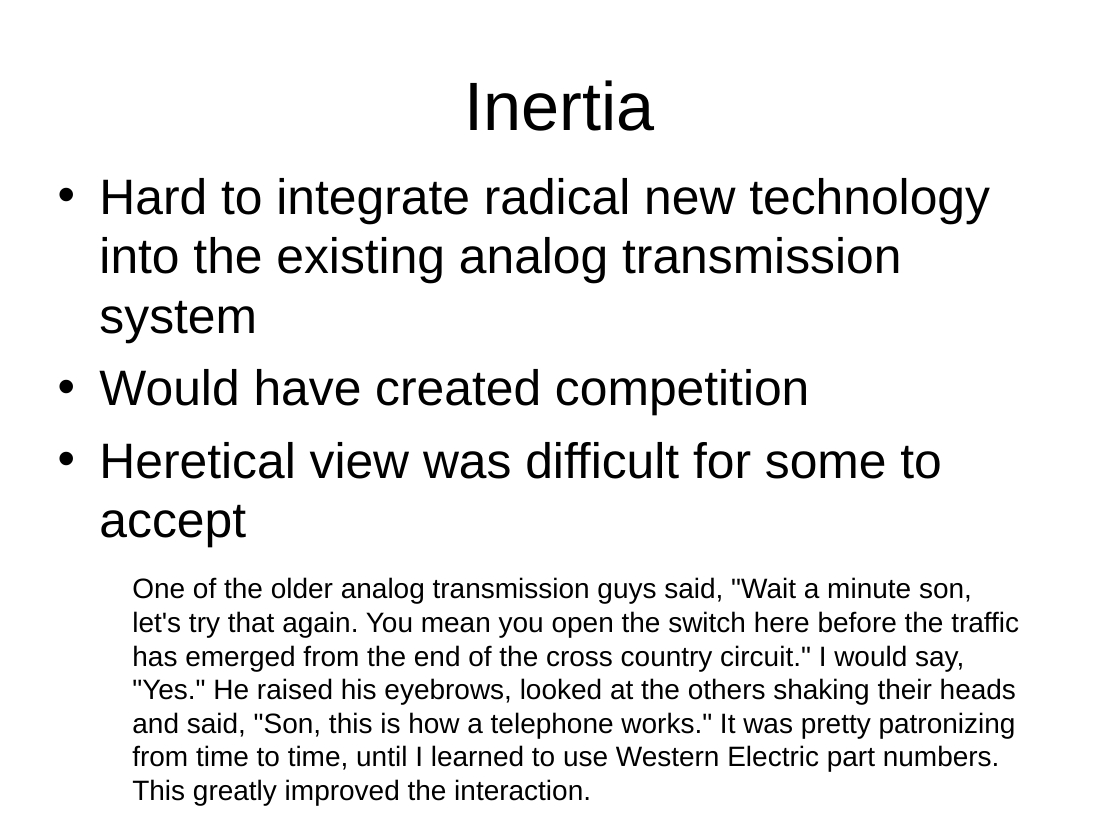
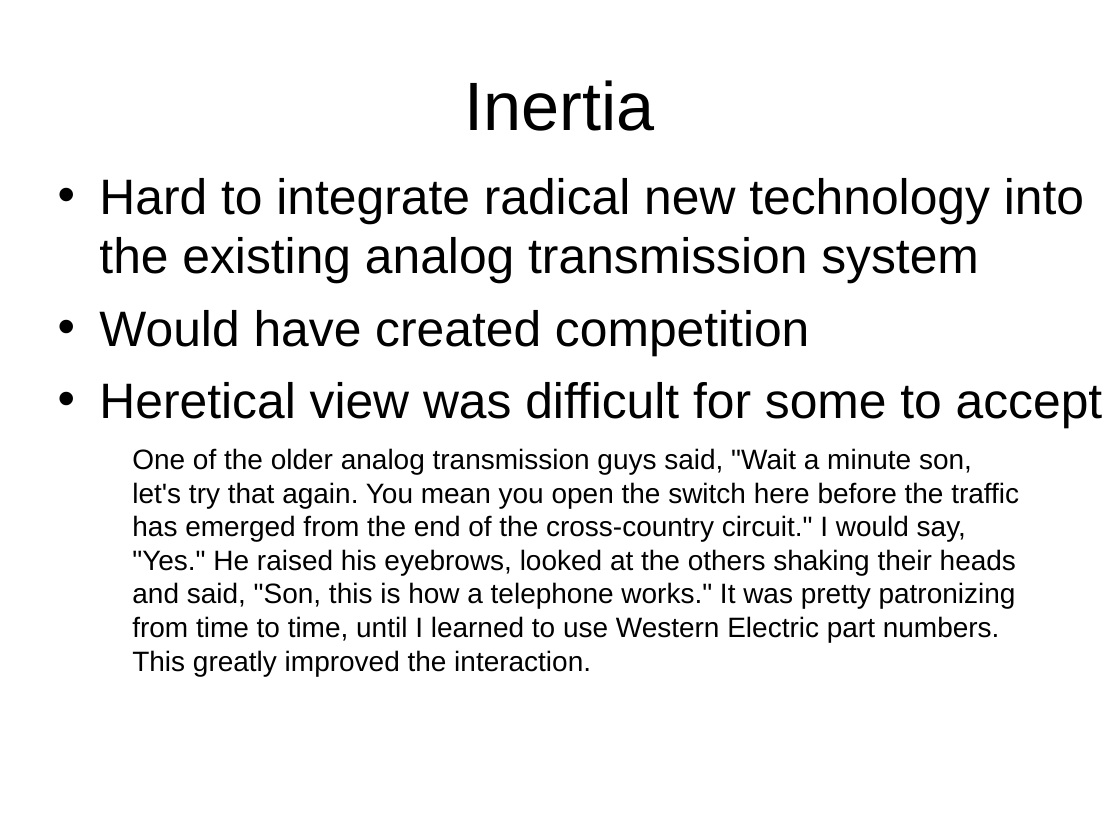
Before and after one commit to noise-lab/research-course, a slide deck: slide 14 of 2009/lectures/case-study.ppt. Drawn at 1120x840 pixels with LibreOffice and Linux fonts; fonts in the diff are those of the drawing. Boxes give left, top, right and bottom in pixels: in the first picture for what was removed or moved away, otherwise in the second. Text is boxed around its words. In the diff, an @@ line names an element or a change of style, - is before the commit and + after.

```diff
--- a/2009/lectures/case-study.ppt
+++ b/2009/lectures/case-study.ppt
@@ text "Hard to integrate radical new ..." rewrapped from (99,178,990,548) to (99,178,1103,428) @@
@@ text "One of the older analog ...": place and size @@
-text "One of the older analog ..." at (132,577,1019,805)
+text "One of the older analog ..." at (132,448,1019,676)
@@ text at (132,482,1019,676): text changed @@
-let's try that again. You mean you open the switch here before the traffic has emerged from the end of the cross country circuit." I would say, "Yes." He raised his eyebrows, looked at the others shaking their heads and said, "Son, this is how a telephone works." It was pretty patronizing from time to time, until I learned to use Western Electric part numbers. This greatly improved the interaction.
+let's try that again. You mean you open the switch here before the traffic has emerged from the end of the cross-country circuit." I would say, "Yes." He raised his eyebrows, looked at the others shaking their heads and said, "Son, this is how a telephone works." It was pretty patronizing from time to time, until I learned to use Western Electric part numbers. This greatly improved the interaction.
```
Also in this commit, not shown: 3 other slides changed, 1 other file.
